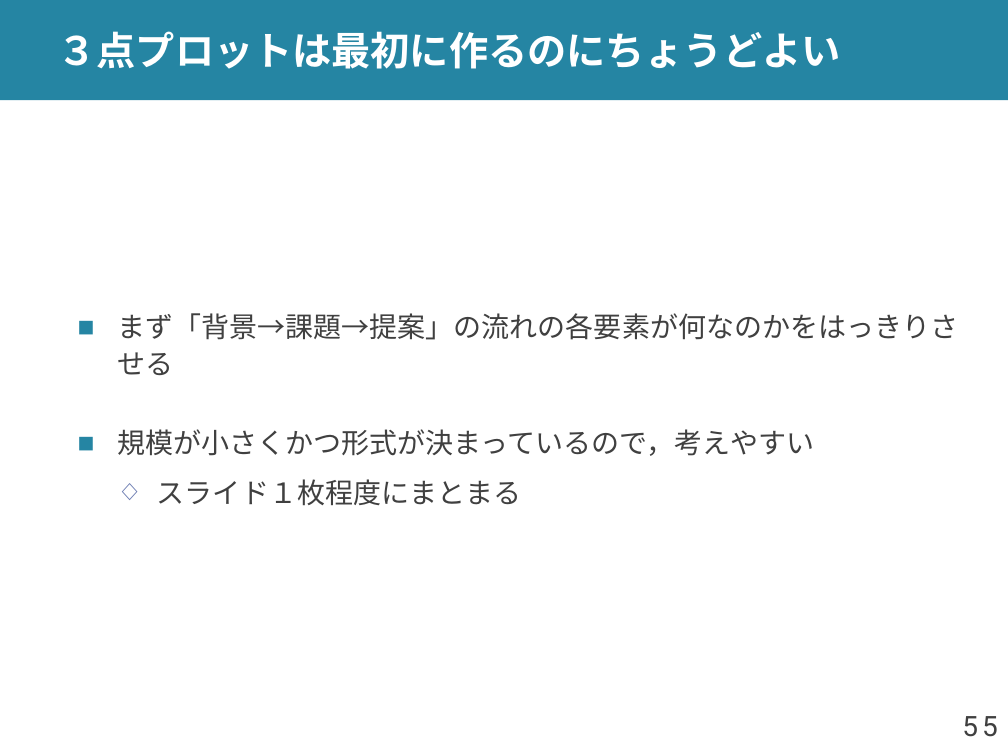
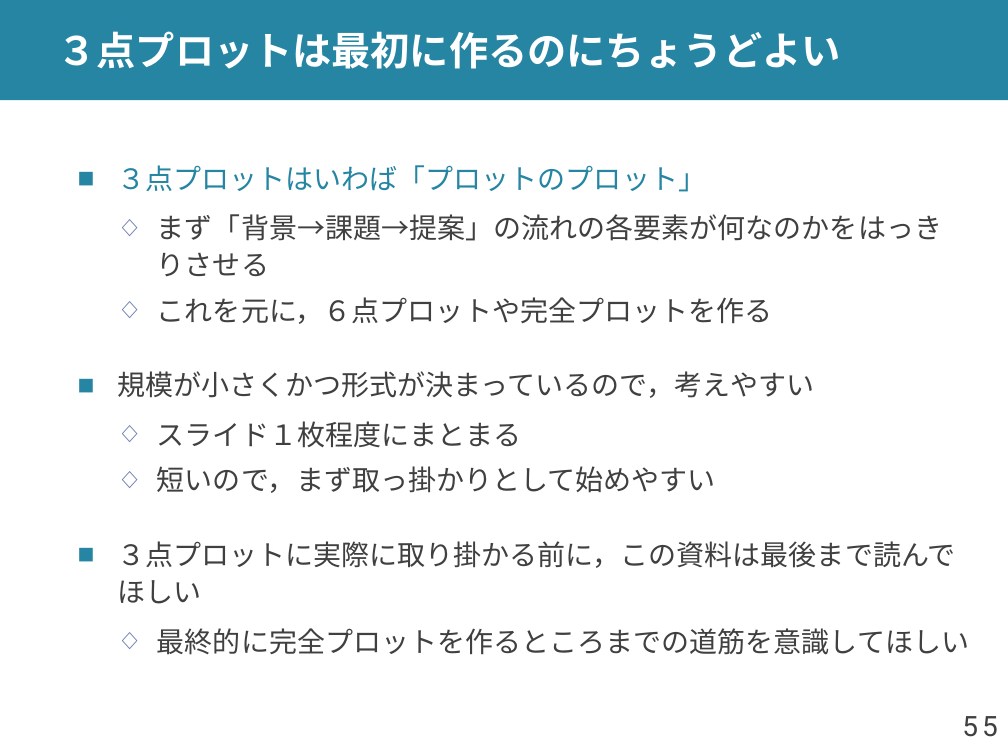
Before and after one commit to shioya-lab/how-to, a slide deck: slide 5 of plot.pptx. Drawn at 1008x756 pixels with LibreOffice and Linux fonts; fonts in the diff are those of the drawing. Boxes give left, top, right and bottom in pixels: in the first picture for what was removed or moved away, otherwise in the second. Text is boxed around its words. In the diff, an @@ line names an element or a change of style, - is before the commit and + after.

```diff
--- a/plot.pptx
+++ b/plot.pptx
@@ text at bbox=[117, 165, 706, 192]: paragraph added @@
+■ ３点プロットはいわば「プロットのプロット」
@@ text at bbox=[157, 214, 942, 277]: bullet ■ to ◇; list level 1 to 2 in "まず「背景→課題→提案」の流れの各要素が何なのかをはっきりさせる"; bullet colour #2585A3 to #6879B0 @@
@@ text at bbox=[157, 297, 773, 324]: paragraph added @@
+  ◇ これを元に，６点プロットや完全プロットを作る
@@ text at bbox=[117, 466, 969, 655]: paragraphs added @@
+  ◇ 短いので，まず取っ掛かりとして始めやすい
+■ ３点プロットに実際に取り掛かる前に，この資料は最後まで読んでほしい
+  ◇ 最終的に完全プロットを作るところまでの道筋を意識してほしい
```
Also in this commit, not shown: 10 other slides changed, 3 slides added, 1 other file.
